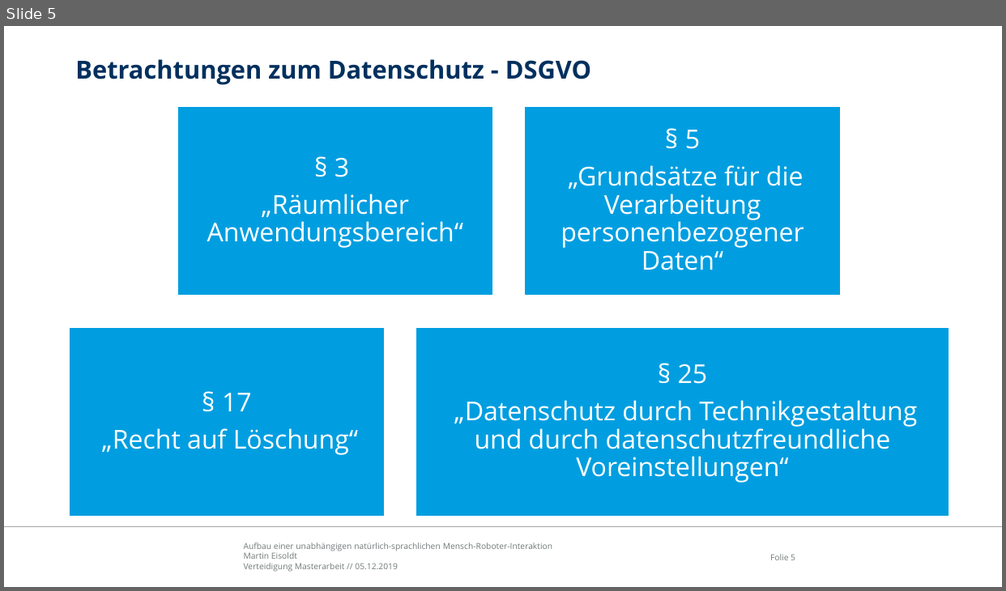
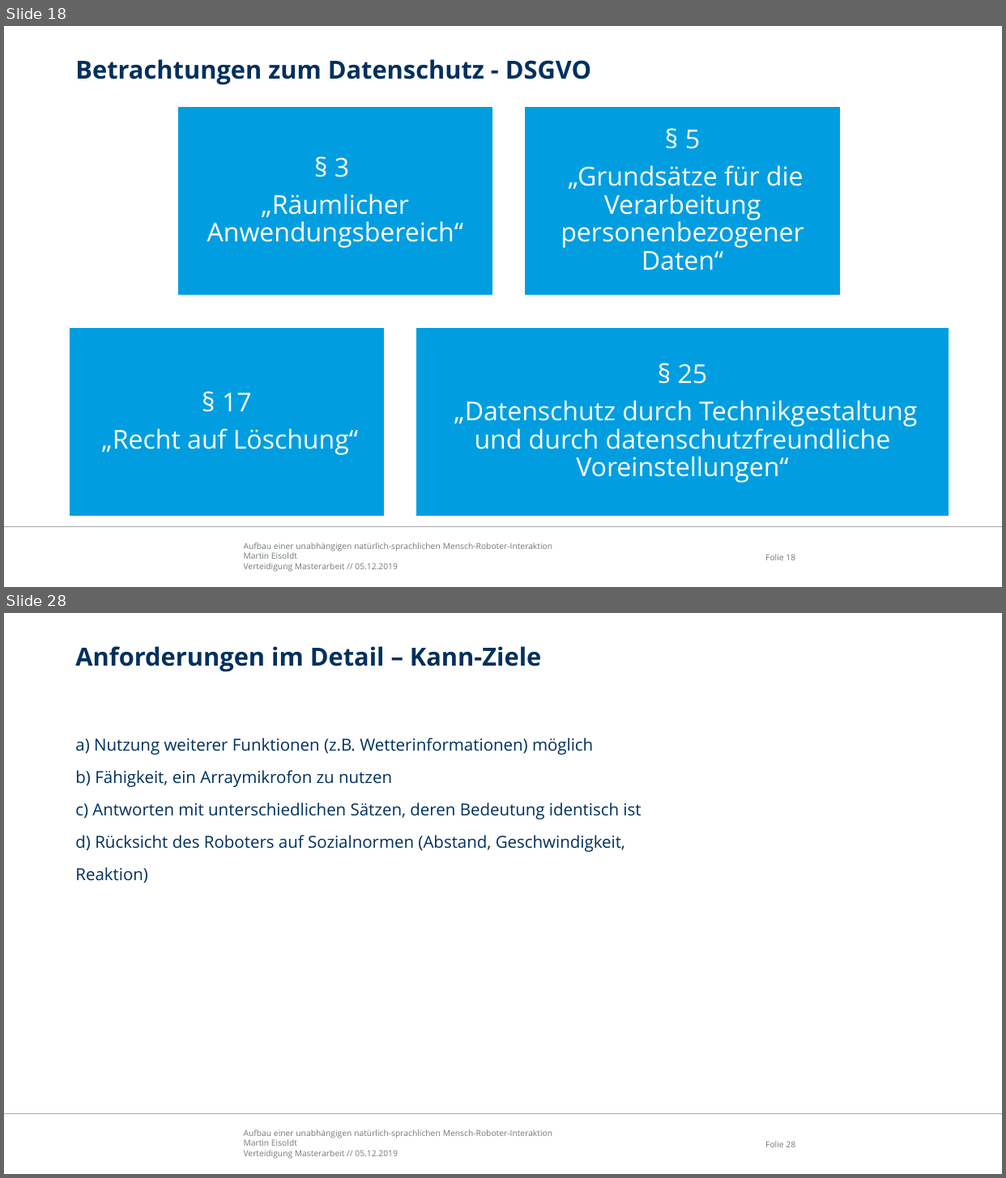
Before and after one commit to edegeyer/masterarbeit, a slide deck: verteidigung/verteidigung.pptx. Shown one above the other, each under a label of ours: slide 5 before the commit, slides 18 and 28 after it; the slides between them are not shown. The pictures are 1006x591 and 1006x1178 pixels, drawn with LibreOffice and Linux fonts; fonts in the diff are those of the drawing; background and template pictures are left out. Boxes give left, top, right and bottom in pixels: in the first picture for what was removed or moved away, otherwise in the second. Text is boxed around its words. In the diff, an @@ line names an element or a change of style, - is before the commit and + after.

```diff
--- a/verteidigung/verteidigung.pptx
+++ b/verteidigung/verteidigung.pptx
@@ slide 28 added at (4,613,1002,1174), background #FFFFFF; not listed: 3 template elements that a slide beside it also shows @@
@@ title added at (75,646,541,672), 24 pt, text #00305E, bold @@
+Anforderungen im Detail – Kann-Ziele
@@ text added at (75,738,641,884), 16 pt, text #00305E @@
+a) Nutzung weiterer Funktionen (z.B. Wetterinformationen) möglich
+b) Fähigkeit, ein Arraymikrofon zu nutzen
+c) Antworten mit unterschiedlichen Sätzen, deren Bedeutung identisch ist
+d) Rücksicht des Roboters auf Sozialnormen (Abstand, Geschwindigkeit,
+Reaktion)
@@ what was slide 5 is now slide 18 @@
@@ page number at (765,554,795,561): text changed @@
-Folie 5
+Folie 18
```
Also in this commit, not shown: 9 slides changed, 6 other slides added, 1 slide removed, 3 other files.
